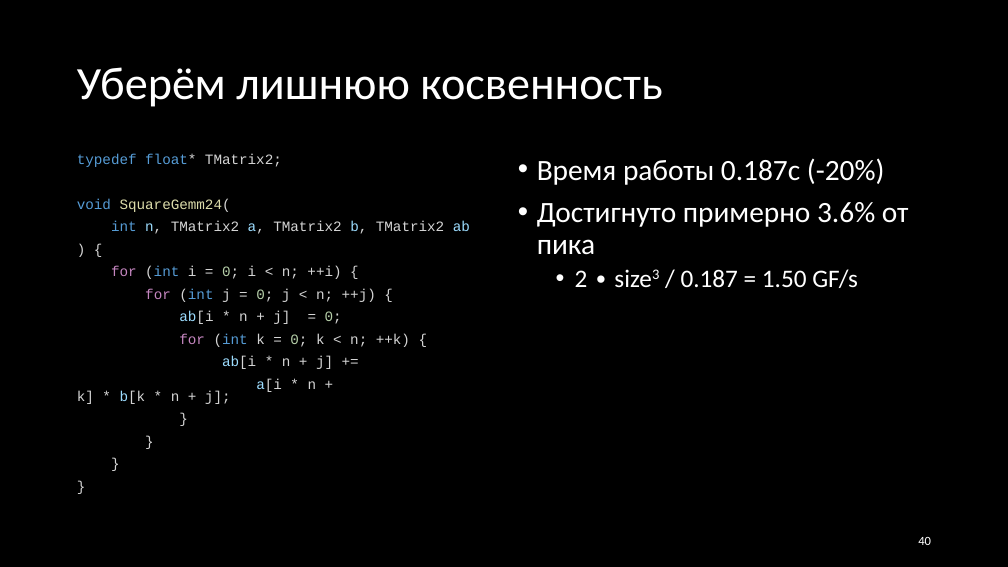
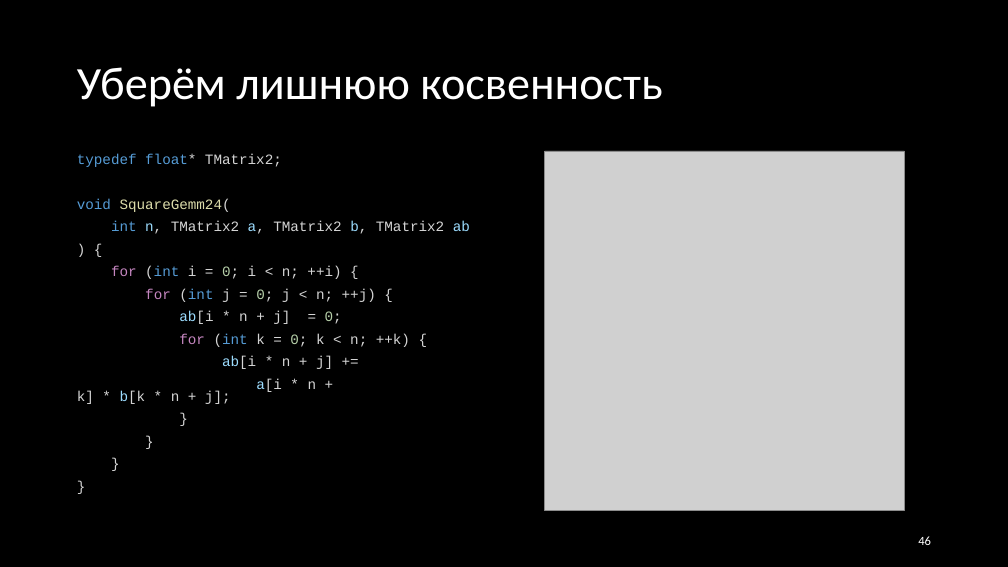
Before and after one commit to Evgueni-Petrov-aka-espetrov/Algorithms-and-Programming-in-C-pptx, a slide deck: slide 46 of 27 Эффективный код.pptx (slide 40 before the commit). Drawn at 1008x567 pixels with LibreOffice and Linux fonts; fonts in the diff are those of the drawing; grey boxes stand for pictures. Boxes give left, top, right and bottom in pixels: in the first picture for what was removed or moved away, otherwise in the second. Text is boxed around its words. In the diff, an @@ line names an element or a change of style, - is before the commit and + after.

```diff
--- a/27 Эффективный код.pptx
+++ b/27 Эффективный код.pptx
@@ text removed at bbox=[537, 158, 909, 288] @@
-• Время работы 0.187с (-20%)
-• Достигнуто примерно 3.6% от пика
-  • 2 ∙ size3 / 0.187 = 1.50 GF/s
@@ picture added at bbox=[544, 151, 904, 511] @@
@@ page number at bbox=[918, 536, 931, 545]: text changed @@
-40
+46
```
Also in this commit, not shown: 36 other slides changed, 9 slides added.
